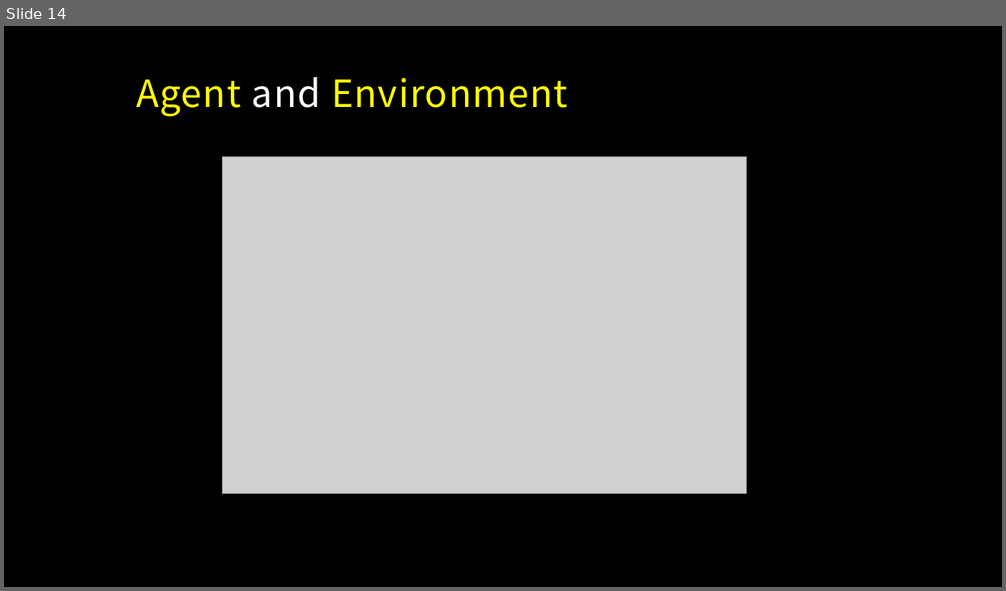
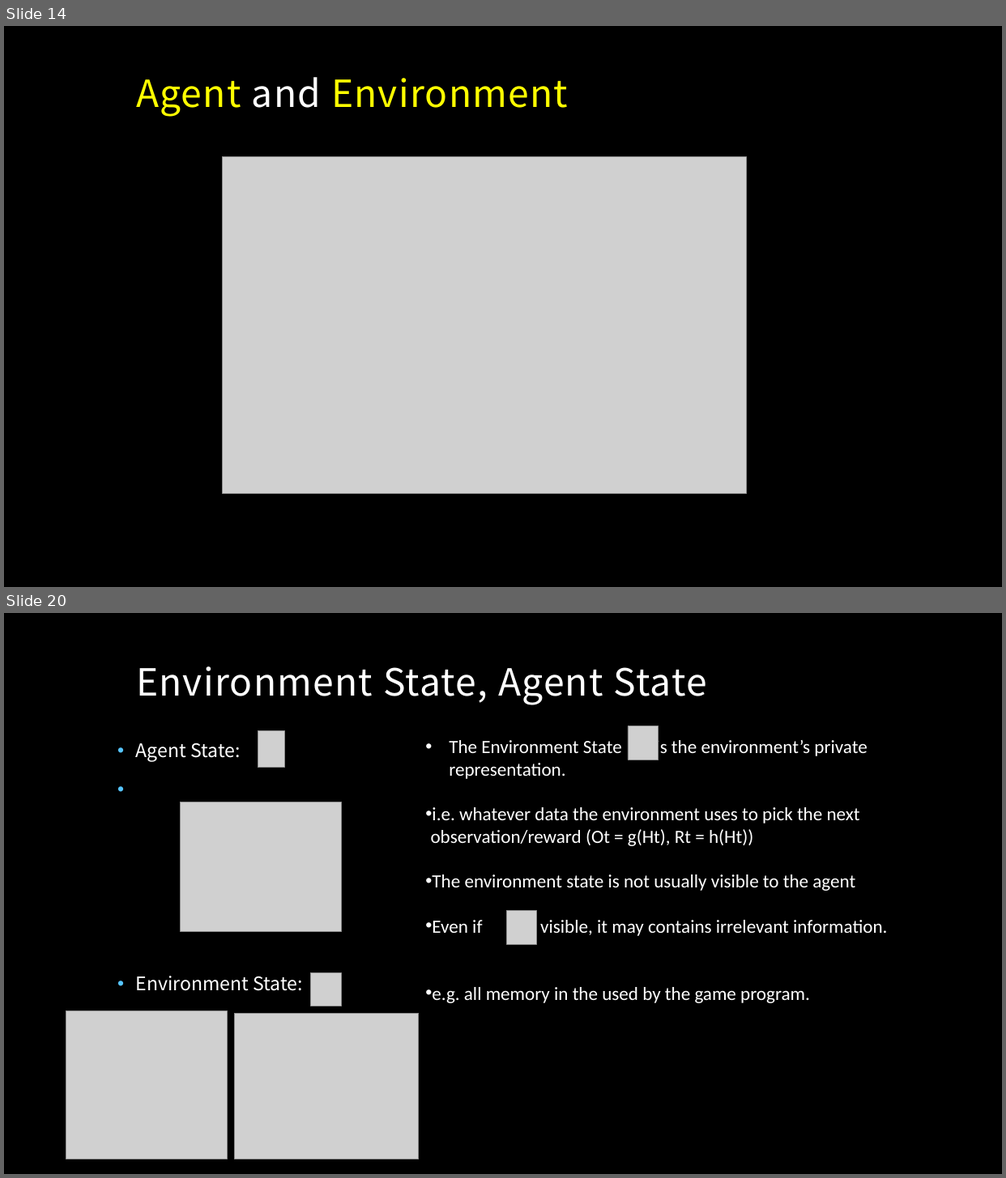
Before and after one commit to MacgyverLin/VintageComputer, a slide deck: Speech/Reinforcement Learning.pptx. Shown one above the other, each under a label of ours: slide 14 before the commit, slides 14 and 20 after it; the slides between them are not shown. The pictures are 1006x591 and 1006x1178 pixels, drawn with LibreOffice and Linux fonts; fonts in the diff are those of the drawing; grey boxes stand for pictures; background and template pictures are left out. Boxes give left, top, right and bottom in pixels: in the first picture for what was removed or moved away, otherwise in the second. Text is boxed around its words. In the diff, an @@ line names an element or a change of style, - is before the commit and + after.

```diff
--- a/Speech/Reinforcement Learning.pptx
+++ b/Speech/Reinforcement Learning.pptx
@@ slide 20 added at bbox=[4, 613, 1002, 1174], background picture (left out) @@
@@ title added at bbox=[136, 666, 707, 705], 36 pt, text #FFFFFF @@
+Environment State, Agent State
@@ picture added at bbox=[258, 731, 284, 768] @@
@@ picture added at bbox=[628, 726, 658, 760] @@
@@ text added at bbox=[136, 743, 304, 991], 18 pt, text #FFFFFF @@
+• Agent State:
+• Environment State:
@@ text added at bbox=[431, 737, 887, 1003], 18 pt, text #FFFFFF @@
+• The Environment State is the environment’s private representation.
+• i.e. whatever data the environment uses to pick the next observation/reward (Ot = g(Ht), Rt = h(Ht))
+• The environment state is not usually visible to the agent
+• Even if is visible, it may contains irrelevant information.
+• e.g. all memory in the used by the game program.
@@ picture added at bbox=[181, 802, 342, 931] @@
@@ picture added at bbox=[506, 911, 537, 944] @@
@@ picture added at bbox=[311, 973, 342, 1007] @@
@@ picture added at bbox=[66, 1012, 227, 1160] @@
@@ picture added at bbox=[235, 1013, 419, 1160] @@
```
Also in this commit, not shown: 3 slides changed, 3 other slides added.
